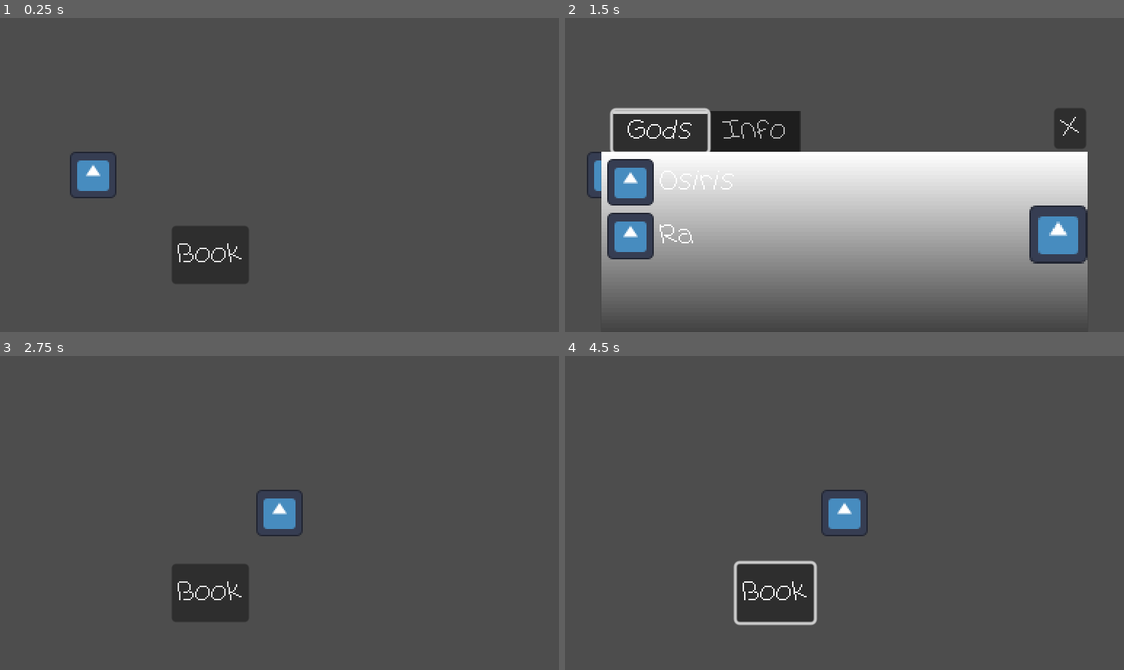
Above: before the commit, frames 1-4 (two rows, left to right).
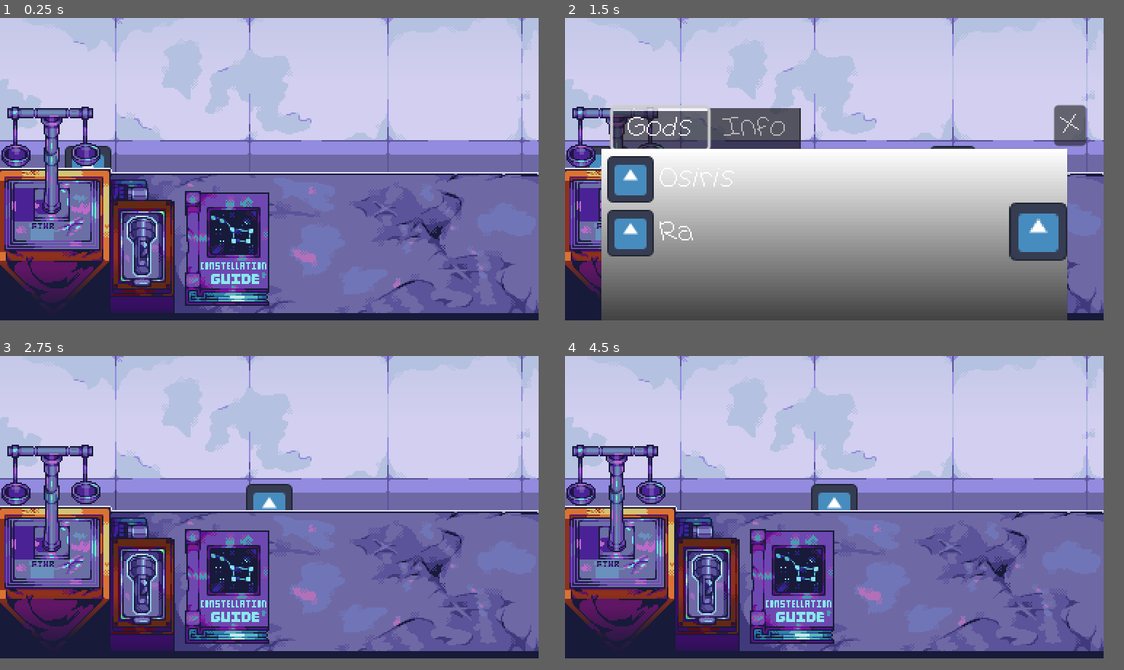
Above: after the commit, the same moments.

Repository: wooshdude/gmtk-2024
Game: Godot game, scene res://scenes/desk.tscn
The game is run twice, just before and just after one commit, with the same random seed, the same clock (stepped at 60 frames per second) and the same inputs. The project has no main scene, so this scene is started directly. The engine's default icon, where the game draws it, is replaced by a stand-in: a white triangle on a blue panel in a dark square.
Inputs (mouse positions are in pixels of both pictures, inside the frame that each line leads up to; where the layout moved, square brackets give the same spot in the first picture):
- Up to frame 1 (0.25 s): no input
- Up to frame 2 (1.5 s): click (799, 253) [777, 253] at 0.5 s; tap Enter (ui_accept) at 1.25 s; move the mouse to (967, 159) at 1.27 s; hold Up (ui_up) from 1.28 s (still down); tap O at 1.35 s; click (967, 159) at 1.42 s
- Up to frame 3 (2.75 s): tap Enter (ui_accept) at 1.52 s; release Up (ui_up) at 2 s; drag from (167, 528) to (251, 575) at 2.02 s
- Up to frame 4 (4.5 s): tap Enter (ui_accept) at 2.75 s; move the mouse to (900, 443) at 2.77 s; hold Up (ui_up) 2.78-3.5 s; tap O at 2.85 s; drag from (816, 575) to (676, 465) at 3.52 s; click (1090, 390) at 4.25 s, where only the run after the commit has a clickable "X"
In our replay, the window is 768x432 before the commit and 740x416 after it. These sizes can differ from the game's own. Grey fills any space a smaller window leaves; there, only what the larger window draws over its background counts as a difference.

The runs differ from the first frame. In frame 1, 92% of the frame differs, in the area x 0-97%, y 0-97%; in frame 2, 50%; in frame 3, 92%; in frame 4, 92%.
Error in both runs: Invalid access to property or key 'weight' on a base object of type 'Nil'. (res://scripts/systems/people/person_node.gd:8)

Commit message:
add sprites

Diff:
--- a/project.godot
+++ b/project.godot
@@ -22,8 +22,8 @@
 
 [display]
 
-window/size/viewport_width=384
-window/size/viewport_height=216
+window/size/viewport_width=370
+window/size/viewport_height=208
 window/size/window_width_override=1152
 window/size/window_height_override=648
 window/stretch/mode="canvas_items"
--- a/scenes/desk.tscn
+++ b/scenes/desk.tscn
@@ -1,14 +1,58 @@
-[gd_scene load_steps=6 format=3 uid="uid://dhxoqc2og68rd"]
+[gd_scene load_steps=22 format=3 uid="uid://dhxoqc2og68rd"]
 
 [ext_resource type="Script" path="res://scenes/desk.gd" id="1_kqsai"]
 [ext_resource type="Script" path="res://scripts/ui.gd" id="2_4086j"]
 [ext_resource type="Resource" uid="uid://dn7bxf43adnmf" path="res://scripts/systems/people/people_list.tres" id="2_e5y2o"]
 [ext_resource type="Theme" uid="uid://dnk0uqvjlp3v0" path="res://assets/default_theme.tres" id="3_71q6f"]
+[ext_resource type="Texture2D" uid="uid://f4gosgl7l15e" path="res://assets/sprites/scale1.png" id="3_x72wf"]
+[ext_resource type="Texture2D" uid="uid://tvw8woyr8x0v" path="res://assets/sprites/background1.png" id="3_ywjfx"]
 [ext_resource type="PackedScene" uid="uid://3mcrgihku5cu" path="res://scripts/ui/god_list.tscn" id="5_vsu0u"]
+[ext_resource type="Texture2D" uid="uid://cvndvpuqaq6ax" path="res://assets/sprites/desk1.png" id="6_tnd2v"]
+[ext_resource type="Texture2D" uid="uid://b6marijgfju2o" path="res://assets/sprites/flashlight1.png" id="6_yj0g3"]
+[ext_resource type="Texture2D" uid="uid://dhy1xc1h72h4w" path="res://assets/sprites/book1.png" id="7_5fw88"]
+
+[sub_resource type="StyleBoxEmpty" id="StyleBoxEmpty_64xtm"]
+
+[sub_resource type="StyleBoxEmpty" id="StyleBoxEmpty_mq2yi"]
+
+[sub_resource type="StyleBoxEmpty" id="StyleBoxEmpty_s1wh6"]
+
+[sub_resource type="StyleBoxEmpty" id="StyleBoxEmpty_xxciu"]
+
+[sub_resource type="StyleBoxEmpty" id="StyleBoxEmpty_7tyu0"]
+
+[sub_resource type="StyleBoxEmpty" id="StyleBoxEmpty_ypiay"]
+
+[sub_resource type="StyleBoxEmpty" id="StyleBoxEmpty_sha1b"]
+
+[sub_resource type="StyleBoxEmpty" id="StyleBoxEmpty_p17ff"]
+
+[sub_resource type="StyleBoxEmpty" id="StyleBoxEmpty_p62b6"]
+
+[sub_resource type="StyleBoxEmpty" id="StyleBoxEmpty_rf57u"]
+
+[sub_resource type="StyleBoxEmpty" id="StyleBoxEmpty_16ku5"]
 
 [node name="Desk" type="Node2D"]
 script = ExtResource("1_kqsai")
 people_list = ExtResource("2_e5y2o")
+
+[node name="Background" type="Sprite2D" parent="."]
+z_index = -2
+texture = ExtResource("3_ywjfx")
+centered = false
+
+[node name="Desk" type="Sprite2D" parent="."]
+texture = ExtResource("6_tnd2v")
+centered = false
+
+[node name="Scale" type="Sprite2D" parent="."]
+position = Vector2(36, 110)
+texture = ExtResource("3_x72wf")
+
+[node name="Flashlight" type="Sprite2D" parent="."]
+position = Vector2(97, 157)
+texture = ExtResource("6_yj0g3")
 
 [node name="CanvasLayer" type="CanvasLayer" parent="."]
 
@@ -24,13 +68,36 @@
 
 [node name="ShowBook" type="Button" parent="CanvasLayer/Control"]
 layout_mode = 0
-offset_left = 118.0
-offset_top = 143.0
-offset_right = 171.0
-offset_bottom = 183.0
-text = "Book"
+offset_left = 127.0
+offset_top = 117.0
+offset_right = 184.0
+offset_bottom = 194.0
+theme_override_styles/focus = SubResource("StyleBoxEmpty_64xtm")
+theme_override_styles/disabled_mirrored = SubResource("StyleBoxEmpty_mq2yi")
+theme_override_styles/disabled = SubResource("StyleBoxEmpty_s1wh6")
+theme_override_styles/hover_pressed_mirrored = SubResource("StyleBoxEmpty_xxciu")
+theme_override_styles/hover_pressed = SubResource("StyleBoxEmpty_7tyu0")
+theme_override_styles/hover_mirrored = SubResource("StyleBoxEmpty_ypiay")
+theme_override_styles/hover = SubResource("StyleBoxEmpty_sha1b")
+theme_override_styles/pressed_mirrored = SubResource("StyleBoxEmpty_p17ff")
+theme_override_styles/pressed = SubResource("StyleBoxEmpty_p62b6")
+theme_override_styles/normal_mirrored = SubResource("StyleBoxEmpty_rf57u")
+theme_override_styles/normal = SubResource("StyleBoxEmpty_16ku5")
+flat = true
+metadata/_edit_group_ = true
+
+[node name="TextureRect" type="TextureRect" parent="CanvasLayer/Control/ShowBook"]
+layout_mode = 1
+anchors_preset = 15
+anchor_right = 1.0
+anchor_bottom = 1.0
+grow_horizontal = 2
+grow_vertical = 2
+texture = ExtResource("7_5fw88")
 
 [node name="MarginContainer" type="MarginContainer" parent="CanvasLayer/Control"]
+visible = false
+z_index = 3
 layout_mode = 1
 anchors_preset = 15
 anchor_right = 1.0
--- a/scenes/person.tscn
+++ b/scenes/person.tscn
@@ -4,6 +4,7 @@
 [ext_resource type="Texture2D" uid="uid://dm4t8i4wba251" path="res://icon.svg" id="2_uextd"]
 
 [node name="Person" type="Node2D"]
+z_index = -1
 script = ExtResource("1_2xjdu")
 
 [node name="Sprite2D" type="Sprite2D" parent="."]
--- a/scripts/ui.gd
+++ b/scripts/ui.gd
@@ -10,6 +10,7 @@
 # Called when the node enters the scene tree for the first time.
 func _ready() -> void:
 	book.position.y = get_viewport_rect().size.y
+	book.show()
 
 
 func _on_show_book_button_down() -> void:
Binary file added: assets/sprites/background1.png
Not shown, added: assets/sprites/background1.png.import
Binary file added: assets/sprites/background2.png
Not shown, added: assets/sprites/background2.png.import
Binary file added: assets/sprites/background3.png
Not shown, added: assets/sprites/background3.png.import
Binary file added: assets/sprites/book1.png
Not shown, added: assets/sprites/book1.png.import
Binary file added: assets/sprites/book2.png
Not shown, added: assets/sprites/book2.png.import
Binary file added: assets/sprites/book3.png
Not shown, added: assets/sprites/book3.png.import
(and 18 more such lines)
